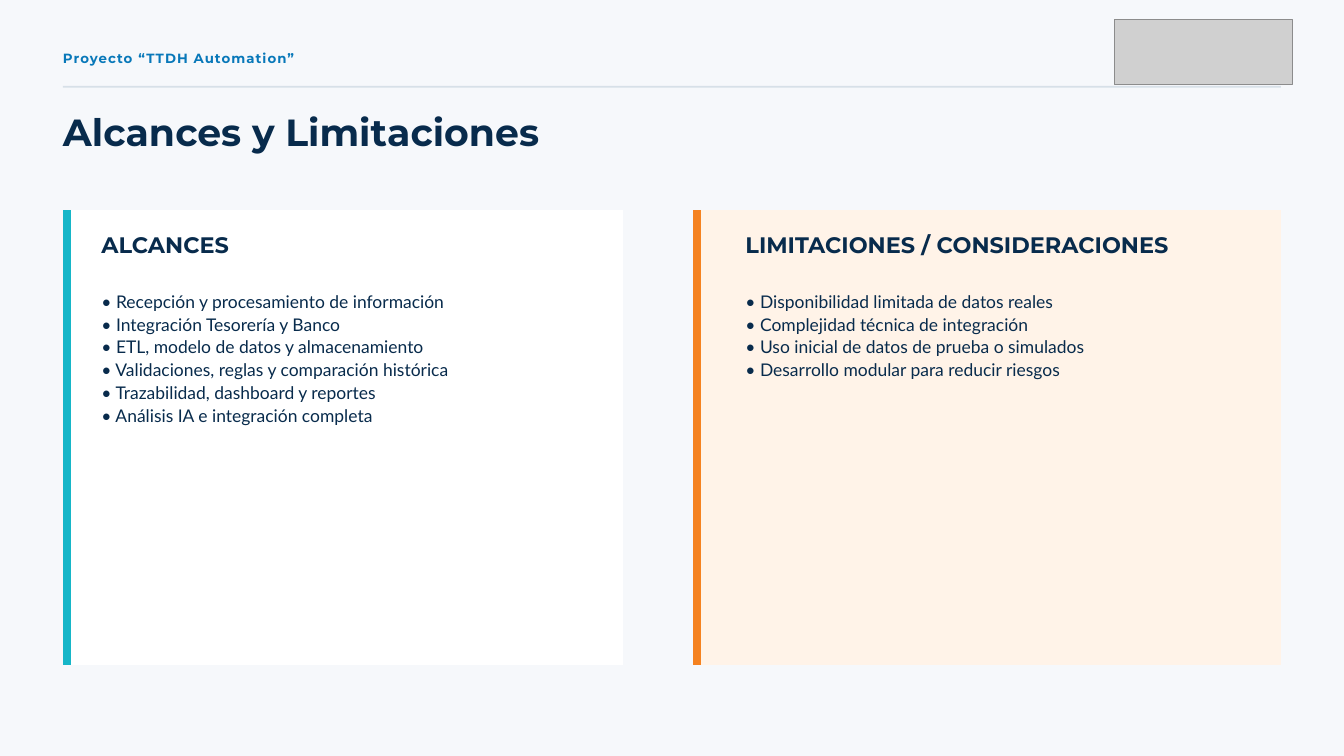
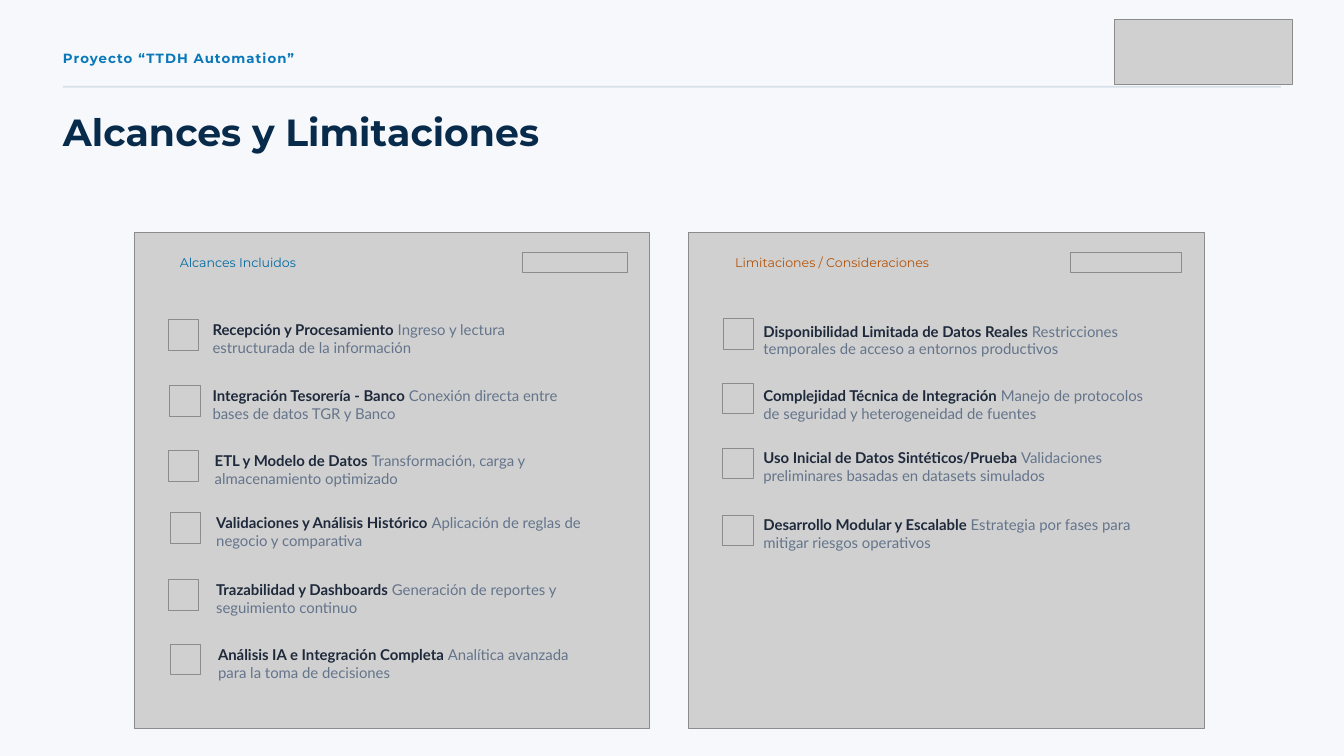
Before and after one commit to JS-Ranker/CAPSTONE, a slide deck: slide 5 of Fase 1/Evidencias Grupales/Presentación Proyecto.pptx. Drawn at 1344x756 pixels with LibreOffice and Linux fonts; fonts in the diff are those of the drawing; grey boxes stand for pictures; background and template pictures are left out. Boxes give left, top, right and bottom in pixels: in the first picture for what was removed or moved away, otherwise in the second. Text is boxed around its words. In the diff, an @@ line names an element or a change of style, - is before the commit and + after.

```diff
--- a/Fase 1/Evidencias Grupales/Presentación Proyecto.pptx
+++ b/Fase 1/Evidencias Grupales/Presentación Proyecto.pptx
@@ freeform shape removed at [63,210,623,665] @@
@@ freeform shape removed at [63,210,71,665] @@
@@ picture added at [134,233,650,729] @@
@@ picture added at [689,233,1204,729] @@
@@ freeform shape removed at [693,210,1281,665] @@
@@ freeform shape removed at [693,210,701,665] @@
@@ text "Alcances Incluidos" at [180,257,296,267]: vertical alignment top to middle @@
@@ text at [180,257,296,267]: text changed; size 24 to 13.5 pt; text colour #082B4C to #0369A1; bold off @@
-ALCANCES
+Alcances Incluidos
@@ picture added at [523,253,627,272] @@
@@ text at [735,257,929,267]: text changed; size 24 to 13.5 pt; text colour #082B4C to #B45309; bold off @@
-LIMITACIONES / CONSIDERACIONES
+Limitaciones / Consideraciones
@@ text "Limitaciones / Consideraciones" at [735,257,929,267]: vertical alignment top to middle @@
@@ picture added at [1070,253,1182,272] @@
@@ text removed at [115,295,448,425] @@
-• Recepción y procesamiento de información
-• Integración Tesorería y Banco
-• ETL, modelo de datos y almacenamiento
-• Validaciones, reglas y comparación histórica
-• Trazabilidad, dashboard y reportes
-• Análisis IA e integración completa
@@ picture added at [168,319,198,349] @@
@@ text added at [213,324,505,353], 16 pt, text #64748B @@
+Recepción y Procesamiento Ingreso y lectura estructurada de la información
@@ picture added at [723,319,753,349] @@
@@ text at [763,326,1118,357]: text changed; size 18.8 to 16 pt; text colour #082B4C to #64748B @@
-• Disponibilidad limitada de datos reales
-• Complejidad técnica de integración
-• Uso inicial de datos de prueba o simulados
-• Desarrollo modular para reducir riesgos
+Disponibilidad Limitada de Datos Reales Restricciones temporales de acceso a entornos productivos
@@ picture added at [170,385,200,415] @@
@@ picture added at [722,383,753,413] @@
@@ text added at [213,390,557,422], 16 pt, text #64748B @@
+Integración Tesorería - Banco Conexión directa entre bases de datos TGR y Banco
@@ text added at [763,390,1143,422], 16 pt, text #64748B @@
+Complejidad Técnica de Integración Manejo de protocolos de seguridad y heterogeneidad de fuentes
@@ picture added at [722,448,753,478] @@
@@ picture added at [168,451,198,481] @@
@@ text added at [215,455,526,487], 16 pt, text #64748B @@
+ETL y Modelo de Datos Transformación, carga y almacenamiento optimizado
@@ text added at [763,452,1102,484], 16 pt, text #64748B @@
+Uso Inicial de Datos Sintéticos/Prueba Validaciones preliminares basadas en datasets simulados
@@ picture added at [170,513,200,543] @@
@@ text added at [216,517,581,549], 16 pt, text #64748B @@
+Validaciones y Análisis Histórico Aplicación de reglas de negocio y comparativa
@@ picture added at [722,515,753,545] @@
@@ text added at [763,519,1130,551], 16 pt, text #64748B @@
+Desarrollo Modular y Escalable Estrategia por fases para mitigar riesgos operativos
@@ picture added at [168,579,198,610] @@
@@ text added at [216,584,557,616], 16 pt, text #64748B @@
+Trazabilidad y Dashboards Generación de reportes y seguimiento continuo
@@ picture added at [170,644,200,675] @@
@@ text added at [218,649,568,681], 16 pt, text #64748B @@
+Análisis IA e Integración Completa Analítica avanzada para la toma de decisiones
```
Also in this commit, not shown: 4 other slides changed.
